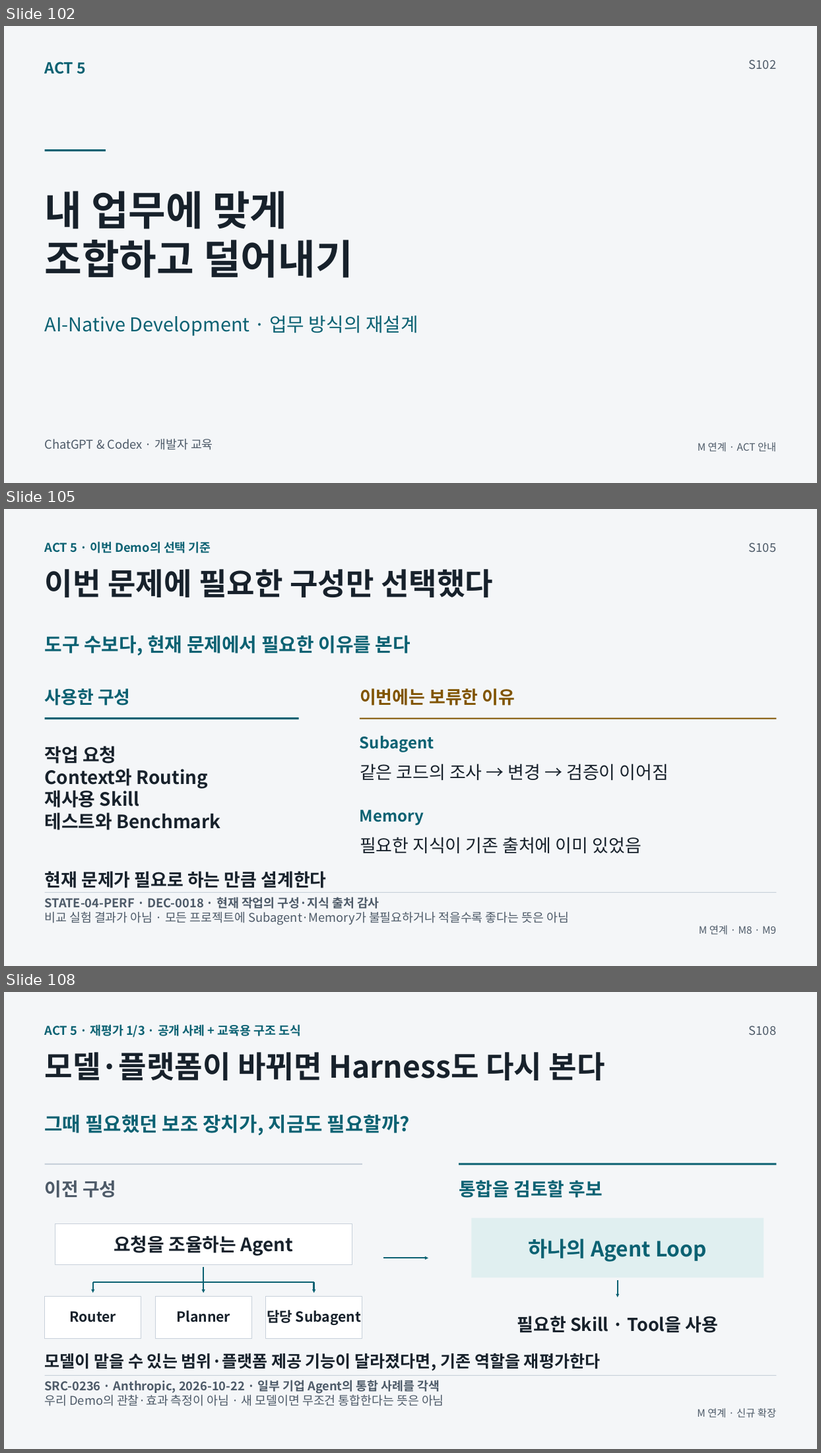
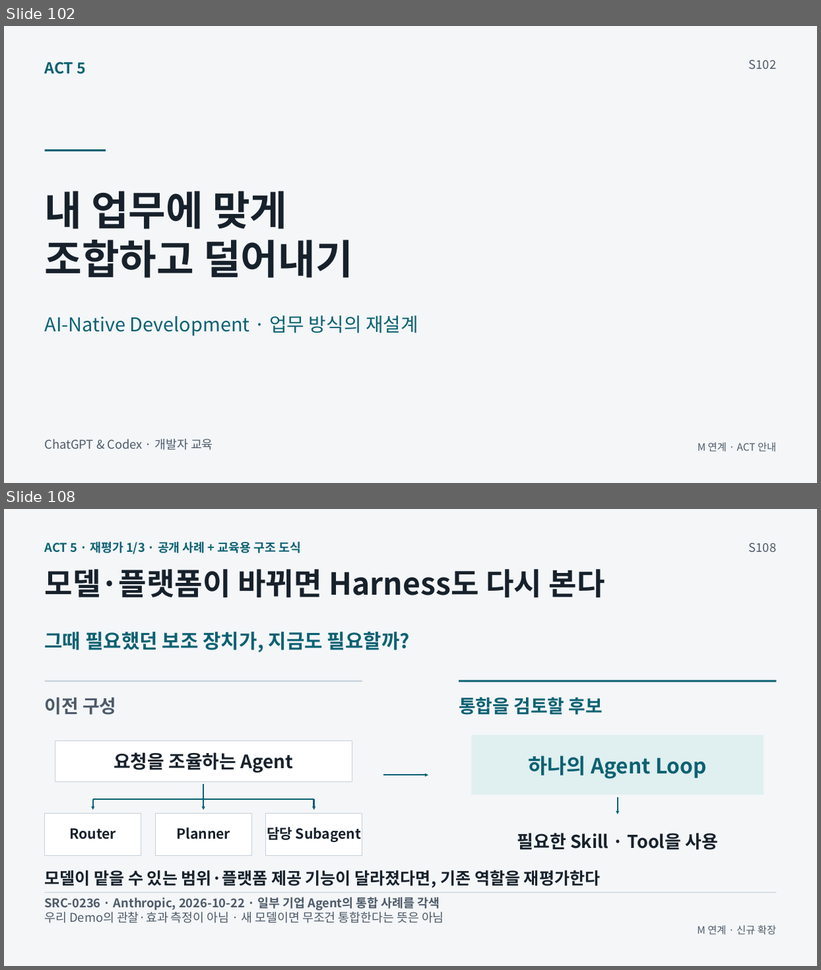
Before and after one commit to GideokKim/ai-dev-training, a slide deck: production/AI_Dev_Training_Full.pptx. Shown one above the other, each under a label of ours: slides 102, 105 and 108 before the commit, slides 102 and 108 after it; the slides between them are not shown. The pictures are 821x1453 and 821x970 pixels, drawn with LibreOffice and Linux fonts; fonts in the diff are those of the drawing. Boxes give left, top, right and bottom in pixels: in the first picture for what was removed or moved away, otherwise in the second. Text is boxed around its words. In the diff, an @@ line names an element or a change of style, - is before the commit and + after.

```diff
--- a/production/AI_Dev_Training_Full.pptx
+++ b/production/AI_Dev_Training_Full.pptx
@@ slide 105 removed at <box>4,509,817,966</box>, background #F4F6F8 @@
@@ text removed at <box>45,541,211,553</box> @@
-ACT 5 · 이번 Demo의 선택 기준
@@ text removed at <box>749,543,776,552</box> @@
-S105
@@ text removed at <box>45,569,493,597</box> @@
-이번 문제에 필요한 구성만 선택했다
@@ text removed at <box>45,635,411,656</box> @@
-도구 수보다, 현재 문제에서 필요한 이유를 본다
@@ text removed at <box>45,689,131,706</box> @@
-사용한 구성
@@ text removed at <box>360,689,516,706</box> @@
-이번에는 보류한 이유
@@ line removed from (45, 719) to (298, 719) @@
@@ line removed from (360, 719) to (777, 719) @@
@@ text removed at <box>45,746,221,830</box> @@
-작업 요청
-Context와 Routing
-재사용 Skill
-테스트와 Benchmark
@@ text removed at <box>360,736,434,753</box> @@
-Subagent
@@ text removed at <box>360,764,669,780</box> @@
-같은 코드의 조사 → 변경 → 검증이 이어짐
@@ text removed at <box>360,810,424,826</box> @@
-Memory
@@ text removed at <box>360,837,641,854</box> @@
-필요한 지식이 기존 출처에 이미 있었음
@@ text removed at <box>45,871,327,889</box> @@
-현재 문제가 필요로 하는 만큼 설계한다
@@ line removed from (45, 892) to (777, 892) @@
@@ text removed at <box>45,897,380,909</box> @@
-STATE-04-PERF · DEC-0018 · 현재 작업의 구성·지식 출처 감사
@@ text removed at <box>45,912,569,925</box> @@
-비교 실험 결과가 아님 · 모든 프로젝트에 Subagent·Memory가 불필요하거나 적을수록 좋다는 뜻은 아님
@@ text removed at <box>699,925,776,935</box> @@
-M 연계 · M8 · M9
```
Also in this commit, not shown: 3 slides changed, 2 slides added, 1 other slide removed, 51 other files.
